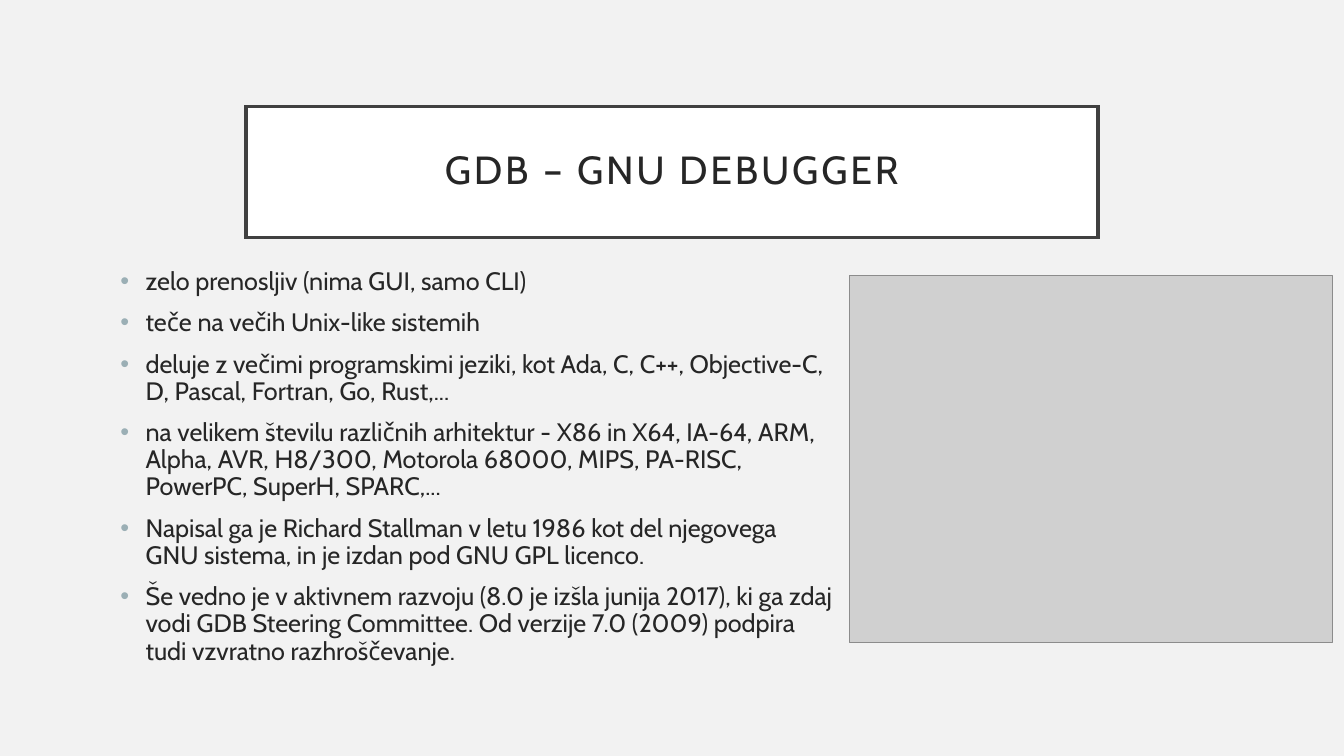
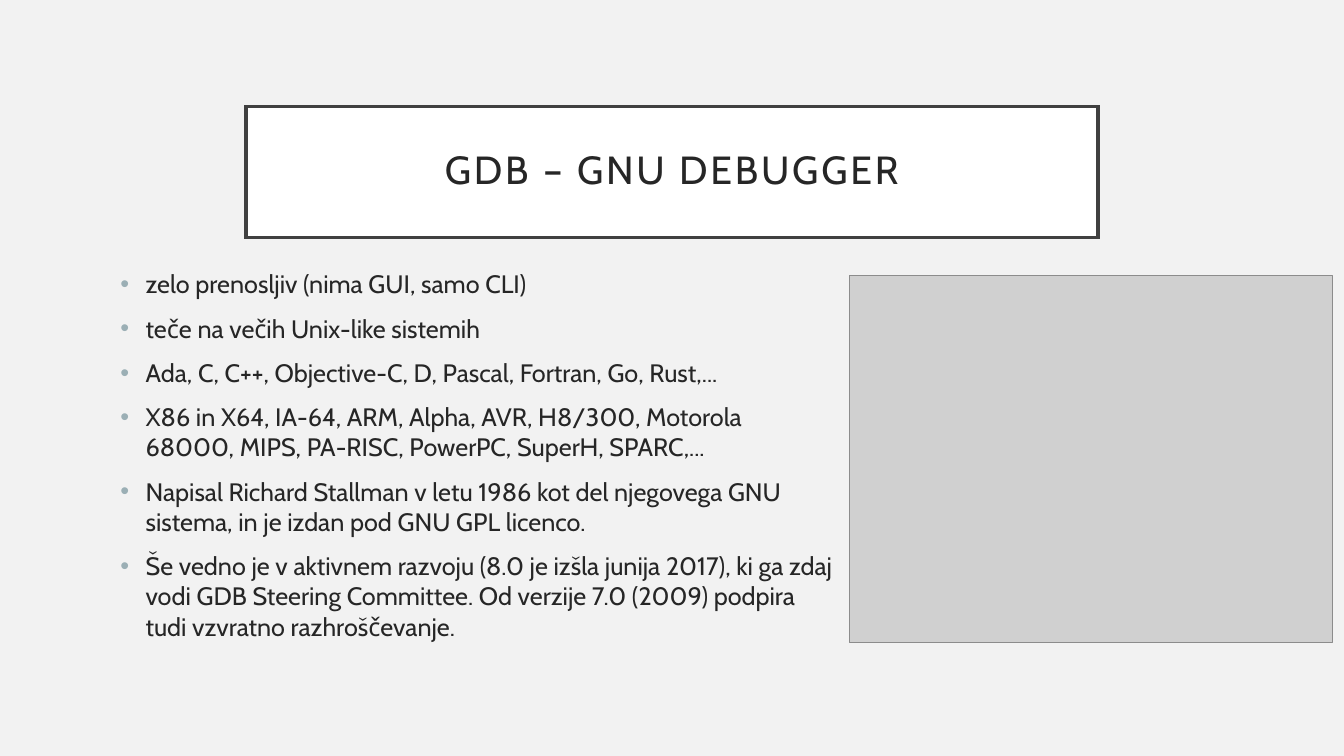
Before and after one commit to jakoberzar/razhroscevalniki, a slide deck: slide 7 of debuggers.pptx. Drawn at 1344x756 pixels with LibreOffice and Linux fonts; fonts in the diff are those of the drawing; grey boxes stand for pictures. Boxes give left, top, right and bottom in pixels: in the first picture for what was removed or moved away, otherwise in the second. Text is boxed around its words. In the diff, an @@ line names an element or a change of style, - is before the commit and + after.

```diff
--- a/debuggers.pptx
+++ b/debuggers.pptx
@@ text at (146, 274, 832, 637): line spacing 0.9 to 1 @@
@@ text at (146, 363, 781, 537): text changed @@
-• deluje z večimi programskimi jeziki, kot Ada, C, C++, Objective-C, D, Pascal, Fortran, Go, Rust,...
-• na velikem številu različnih arhitektur - X86 in X64, IA-64, ARM, Alpha, AVR, H8/300, Motorola 68000, MIPS, PA-RISC, PowerPC, SuperH, SPARC,...
-• Napisal ga je Richard Stallman v letu 1986 kot del njegovega GNU sistema, in je izdan pod GNU GPL licenco.
+• Ada, C, C++, Objective-C, D, Pascal, Fortran, Go, Rust,...
+• X86 in X64, IA-64, ARM, Alpha, AVR, H8/300, Motorola 68000, MIPS, PA-RISC, PowerPC, SuperH, SPARC,...
+• Napisal Richard Stallman v letu 1986 kot del njegovega GNU sistema, in je izdan pod GNU GPL licenco.
```
Also in this commit, not shown: 5 other slides changed, 2 slides removed, 1 other file.
